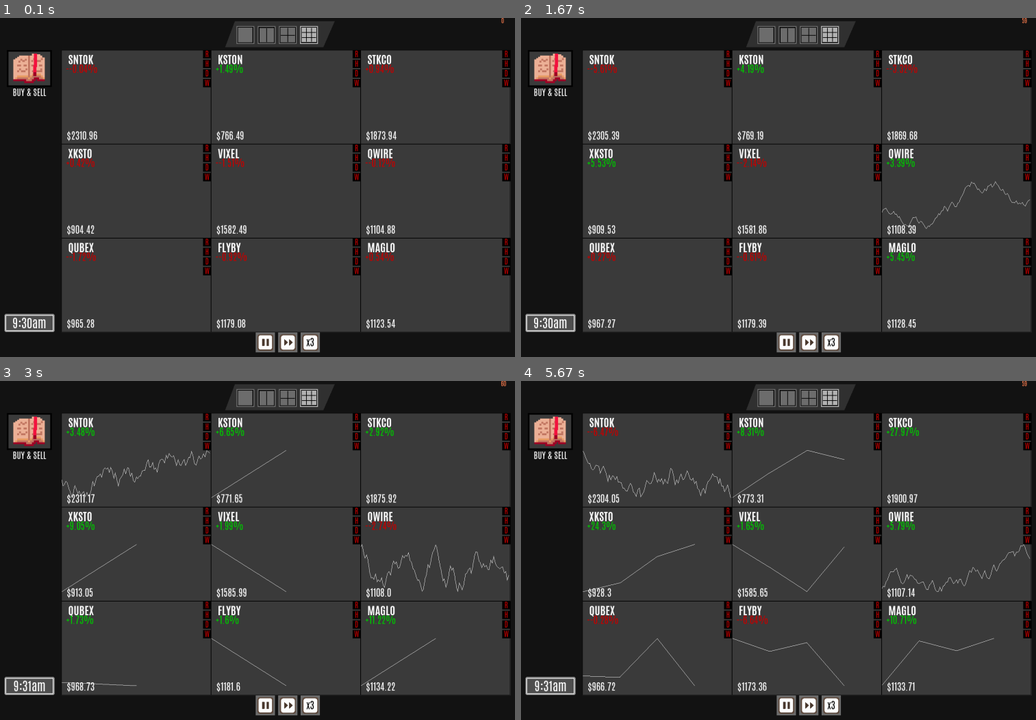
Above: before the commit, frames 1-4 (two rows, left to right).
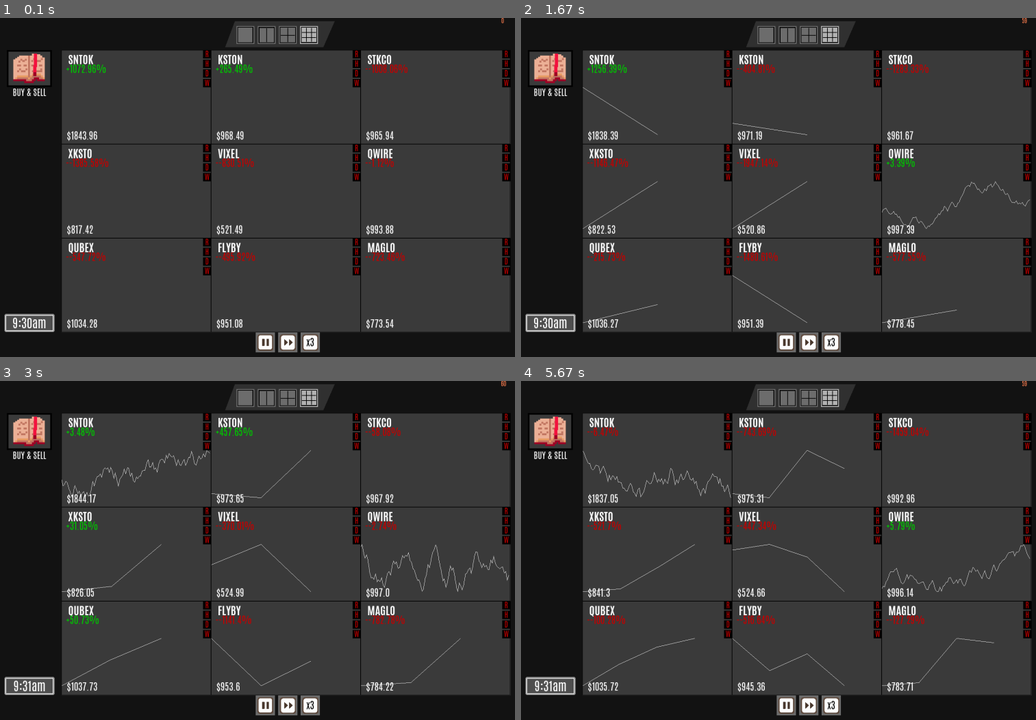
Above: after the commit, the same moments.

Repository: brandk07/Trading-Aces
Game: pygame game, started from Main.py
Same seed, same stepped clock (60 frames per second), same inputs: the game is played once before the commit and once after it.
Inputs (mouse positions are in pixels of both pictures, inside the frame that each line leads up to):
- Up to frame 1 (0.1 s): no input
- Up to frame 2 (1.67 s): click (727, 55) at 0.38 s; click (727, 62) at 0.72 s; click (1025, 68) at 1.05 s; click (1025, 146) at 1.38 s
- Up to frame 3 (3 s): click (206, 418) at 1.72 s; click (206, 418) at 2.05 s; click (206, 418) at 2.38 s; click (206, 418) at 2.72 s
- Up to frame 4 (5.67 s): click (727, 418) at 3.05 s; click (727, 418) at 3.38 s; click (727, 418) at 3.72 s; click (727, 418) at 4.05 s; click (727, 418) at 4.38 s; click (727, 418) at 4.72 s; click (727, 418) at 5.05 s; click (727, 418) at 5.38 s

The runs differ from the first frame. In frame 1, 1.7% of the frame differs, in the area x 12-80%, y 13-92%; in frame 2, 2.0%; in frame 3, 2.0%; in frame 4, 2.2%, in the area x 11-92%, y 13-92%.

Commit message:
Still need to check performance at scale

Diff:
--- a/Classes/Stock.py
+++ b/Classes/Stock.py
@@ -12,7 +12,7 @@
     def __init__(self,name,startingvalue_range,volatility,Playerclass,window_offset,stocknames,currenttime) -> None:
 
         self.winset = window_offset
-        self.pricepoints = [[randint(*startingvalue_range),currenttime]]
+        self.pricepoints = [[randint(*startingvalue_range),currenttime] for _ in range(500000)]
         self.pricepoints = np.array(self.pricepoints,dtype=object)
         self.startingpos,self.endingpos = (0,0),(0,0)
         self.Playerclass = Playerclass
@@ -153,22 +153,20 @@
             # print(len(self.graphrangelists[key]),'is the len of graphrangelists')
             # print(condensefactor,'is the condensefactor')
             # print((len(self.pricepoints)/condensefactor),len(self.graphrangelists[key]), (len(self.pricepoints)/condensefactor) > len(self.graphrangelists[key]))
-            if (len(self.pricepoints)/condensefactor) > len(self.graphrangelists[key]):#if the amount of points that should be in the list is greater than the amount of points in the list
-                # self.graphrangelists[key].append(self.pricepoints[-1][0])#add the last point to the list
-                # if len(self.graphrangelists[key]) == 500:
-                #     print('appending',key,len(self.graphrangelists[key]))
-                #     print(self.graphrangelists[key],'is the list')
-                #     print(self.pricepoints[-1][0],'is the point')
-                # addedpoint = np.array(self.pricepoints[-1][0],dtype=object)
-                # self.graphrangelists[key] = np.vstack([self.graphrangelists[key], addedpoint])
+            # if (len(self.pricepoints)/condensefactor) > len(self.graphrangelists[key]):#if the amount of points that should be in the list is greater than the amount of points in the list
+            # print(int(condensefactor),'is the condensefactor')
+            # print(len(self.pricepoints) % int(condensefactor))
+            # print(len(self.graphrangelists[key]),key)
+            if len(self.pricepoints) % int(condensefactor) == 0:#if the amount of points that should be in the list is greater than the amount of points in the list
+                #add the last point to the list
                 self.graphrangelists[key] = np.append(self.graphrangelists[key],self.pricepoints[-1][0])
-                if len(self.graphrangelists[key]) > POINTSPERGRAPH:
-                    # print('deleting',key,len(self.graphrangelists[key]))
-                    self.graphrangelists[key] = np.delete(self.graphrangelists[key],0)
-                # self.graphrangelists[key].pop(0)
+
+            if len(self.graphrangelists[key]) > POINTSPERGRAPH:
+                # print('deleting',key,len(self.graphrangelists[key]))
+                self.graphrangelists[key] = np.delete(self.graphrangelists[key],0)
 
     def draw(self,screen:pygame.Surface,player:object,startingpos,endingpos,stocklist,Mousebuttons):
-        start_time = timeit.default_timer()
+
         if startingpos != self.startingpos or endingpos != self.endingpos:#if the starting or ending positions have changed
             #setting the starting and ending positions - where the graphs are located is constantly changing
             self.startingpos = (startingpos[0] - self.winset[0], startingpos[1] - self.winset[1])
@@ -190,52 +188,33 @@
         #first need to find the x values that we want to graph (the points that are in the range of the graph and then reduce it to fit on the graph)
 
 
-        graphingpoints = self.graphrangelists[self.graphrange]
-        end_time = timeit.default_timer()
-        # print(f"Execution times first one: {end_time - start_time} seconds")
-        # print(len(graphingpoints))
-        start_time = timeit.default_timer()
+        graphingpoints = self.graphrangelists[self.graphrange]# putting the points for the current graph we are using in the graphingpoints
+
         # finding the min and max values of the graphingpoints
         minpoint = (np.amin(self.graphrangelists[self.graphrange]))
         maxpoint = (np.amax(self.graphrangelists[self.graphrange]))
-        end_time = timeit.default_timer()
-        # print(f"Execution times 3: {end_time - start_time} seconds")
-        start_time = timeit.default_timer()
+
+
         if minpoint != maxpoint:#prevents divide by zero error
-            # [point,minpoint,maxpoint,graphheight,startingpos]
-            if int(num:=graphheight/(maxpoint-minpoint)) > graphheight:
+            if int(num:=graphheight/(maxpoint-minpoint)) > graphheight:#if the newgraph is greater than the graphheight then set it to half the graphheight
                 newgraph = graphheight/2
             else:
                 newgraph = num
-            end_time = timeit.default_timer()
-            # print(f"Execution times first section: {end_time - start_time} seconds")
-
-            start_time = timeit.default_timer()
-            # graphingpoints = [int(self.yvaluefinder(point,minpoint,newgraph,graphheight,self.startingpos)) for point in graphingpoints]
-            addedvalue = (self.startingpos[1]+graphheight-30)
-            # graphingpoints = [int(((point-minpoint)*newgraph)+addedvalue) for point in graphingpoints]
-
-            graphingpoints = np.array(graphingpoints)
-            graphingpoints = (((graphheight)-((graphingpoints - minpoint)) * newgraph)) + addedvalue
-            # graphingpoints = graphingpoints.astype(int)
-            # Execution times 2ed section: 0.0034706999999940535 seconds
-            end_time = timeit.default_timer()
-            # print(f"Execution times 2ed section: {end_time - start_time} seconds")
-        start_time = timeit.default_timer()
+
+            addedvalue = (self.startingpos[1]+graphheight-30)# the value that is added to the y value of the point to make it fit on the graph
+            # graphingpoints = np.array(graphingpoints)# makes the graphingpoints a numpy array - MIGHT BE ABLE TO REMOVE ------------------------------------------------------
+            graphingpoints = (((graphheight)-((graphingpoints - minpoint)) * newgraph)) + addedvalue# Doing the math to make the points fit on the graph
+
+        # creating the spacing for the graph
         if len(self.graphrangelists[self.graphrange]) > 0 and len(self.graphrangelists[self.graphrange]) < graphwidth:
             spacing = graphwidth/len(self.graphrangelists[self.graphrange])
         else:
             spacing = 1
 
-        end_time = timeit.default_timer()
-        # print(f"Execution times last section: {end_time - start_time} seconds")
-        start_time = timeit.default_timer()
-
-        #
         if len(self.pricepoints) % 100 == 0:
             print(len(self.pricepoints))
             print(len(graphingpoints))
-        graphpointlen = len(graphingpoints)
+        graphpointlen = len(graphingpoints)# doing this before the iteration to save time
         for i,value in enumerate(graphingpoints):
             if i >= graphpointlen-1:
                 # print(i)
@@ -246,8 +225,7 @@
                 xpos = self.endingpos[0]
 
                 gfxdraw.line(screen,xpos+int(i*spacing),int(value),xpos+int((i+1)*spacing),int(nextvalue),(255,255,255))
-        end_time = timeit.default_timer()
-        # print(f"Execution times last: {end_time - start_time} seconds")
+
 
 
         #Everything below is after the graph is drawn
--- a/Classes/Stockbook.py
+++ b/Classes/Stockbook.py
@@ -89,14 +89,14 @@
             #     print(pygame.mouse.get_pos())
 
 
-    def draw_info(self,screen:pygame.Surface,stocklist:list,play_pause,player):
+    def draw_info(self,screen:pygame.Surface,stocklist:list,play_pause,player,Mousebuttons):
         gfxdraw.filled_polygon(screen,((290,700),(320,955),(1570,955),(1535,700)),(60,60,60))
 
         screen.blit(fontlist[90].render(f'{stocklist[self.selectedstock].name}',(255,255,255))[0],(300,710))
         screen.blit(self.renderedstocknames[stocklist[self.selectedstock].name],(300,710))
 
         # stocklist[self.selectedstock].update(screen,play_pause,player,(1100,130),(500,680),drawn=True)
-        stocklist[self.selectedstock].draw(screen,player,(1100,130),(500,680),stocklist)
+        stocklist[self.selectedstock].draw(screen,player,(1100,130),(500,680),stocklist,Mousebuttons)
         for i,line in enumerate(self.stocktext[stocklist[self.selectedstock].name]):
             x,y = (305+((i-1)*8) if i != 0 else self.renderedstocknames[stocklist[self.selectedstock].name].get_width()+310),(800+((i-1)*40) if i != 0 else 725)
             screen.blit(line,(x,y))
@@ -218,6 +218,6 @@
 
     def selected_stock(self,screen,stocklist:list,play_pause,player,Mousebuttons:int):
         """This function is called for the selected stock in the stockbook menu"""
-        self.draw_info(screen,stocklist,play_pause,player)
+        self.draw_info(screen,stocklist,play_pause,player,Mousebuttons)
         self.quantity_controls(screen,Mousebuttons,player,stocklist)
         self.buysell_controls(screen,Mousebuttons,player,stocklist)
--- a/tester.py
+++ b/tester.py
@@ -64,14 +64,18 @@
 # print("Elapsed time:", end_time - start_time, "seconds")
 
 
-import numpy as np
+# import numpy as np
 
-my_array = np.array([[1, 2, 3], [4, 5, 6]])
+# my_array = np.array([[1, 2, 3], [4, 5, 6]])
 
-# Sum the rows (along axis 0)
-row_sums = np.sum(my_array, axis=0)
+# # Sum the rows (along axis 0)
+# row_sums = np.sum(my_array, axis=0)
 
-# Sum the columns (along axis 1)
-column_sums = np.sum(my_array, axis=1)
-print(row_sums)
-print(column_sums)
+# # Sum the columns (along axis 1)
+# column_sums = np.sum(my_array, axis=1)
+# print(row_sums)
+# print(column_sums)
+from random import randint
+lst = [[[randint(5,10),[1,2]]] for _ in range(20)]
+
+print(lst)
